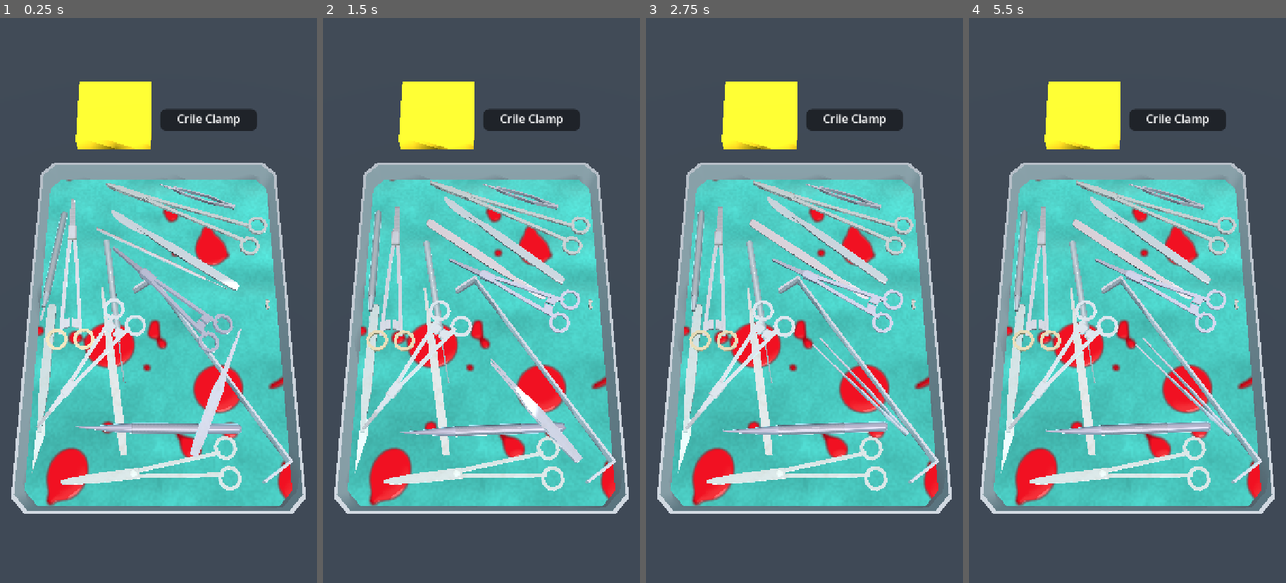
Above: before the commit, frames 1-4 (left to right).
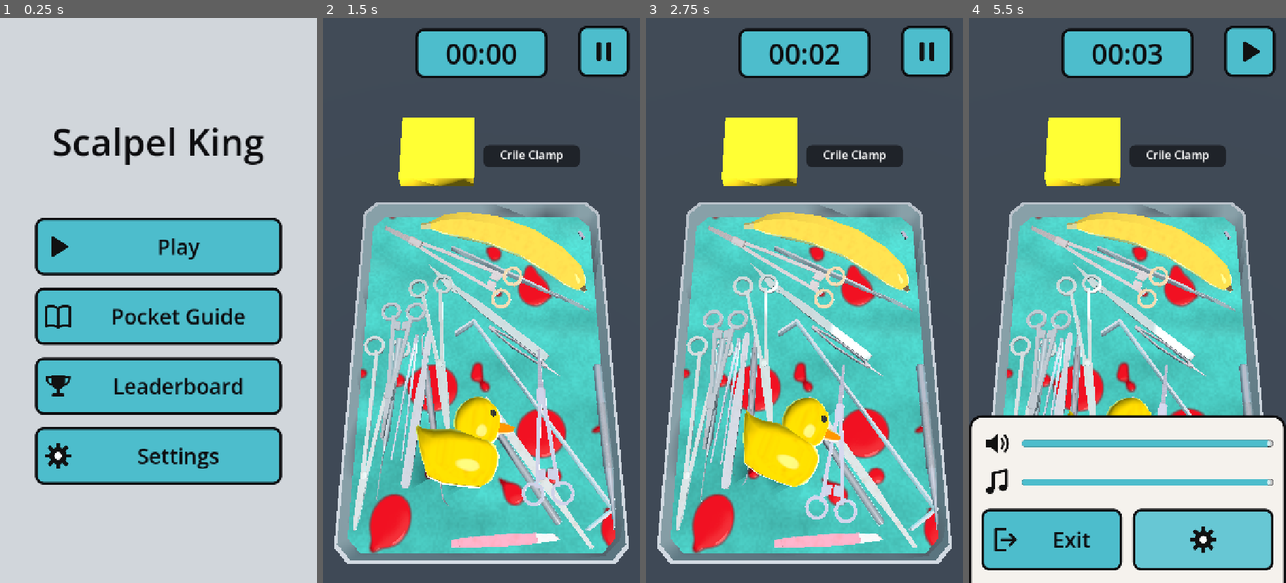
Above: after the commit, the same moments.

Repository: optimisticlucio/untitled-game-jam-game
Game: Godot game, scene res://ui/main_menu.tscn
The game is run twice, just before and just after one commit, with the same random seed, the same clock (stepped at 60 frames per second) and the same inputs. Before the commit the project starts from res://levels/level.tscn.
Inputs (mouse positions are in pixels of both pictures, inside the frame that each line leads up to):
- Up to frame 1 (0.25 s): no input
- Up to frame 2 (1.5 s): click (481, 244) at 0.5 s, where only the run after the commit has a clickable "Play"; tap Enter at 1.25 s; move the mouse to (551, 272) at 1.27 s; click (551, 272) at 1.42 s
- Up to frame 3 (2.75 s): drag from (741, 328) to (788, 413) at 2.02 s
- Up to frame 4 (5.5 s): move the mouse to (1159, 176) at 2.77 s; click (1159, 176) at 2.92 s; tap Space at 3.5 s; drag from (1111, 413) to (1032, 215) at 3.52 s; click (1251, 51) at 4.27 s; click (1203, 537) at 5.02 s

The runs differ from the first frame. In frame 1, 84% of the frame differs, in the area x 0-100%, y 0-100%; in frame 2, 52%; in frame 3, 52%; in frame 4, 62%.

Commit message:
Start at the main menu; HUD in the level; outlined highlights; red reject hover
- Main scene is ui/main_menu.tscn. The level has the HUD (clock starts with
  the level, stops at the end); Hud.top_bar_bottom() keeps the request card
  below the top bar, and the camera sits 5 cm lower to make room.
- Highlights (held, hint, reject) are an outline from a smoothed-normal mesh
  copy plus a light glow (gameplay/highlight_*.gdshader).
- Wrong hand-offs hover in reject_color for reject_seconds via
  ToolGrabber.reject(), then return to the tray.
- Example level uses the four new distractor items.

Co-Authored-By: Claude Opus 5.5 <noreply@anthropic.com>

Diff:
--- a/gameplay/held_glow.gdshader
+++ /dev/null
@@ -1,13 +0,0 @@
-shader_type spatial;
-// Overlay for a held tool: a soft rim glow on top of its normal material.
-render_mode unshaded, blend_add, depth_draw_never;
-
-uniform vec4 glow_color : source_color = vec4(0.7, 1.0, 0.2, 1.0);
-uniform float rim_power = 2.0;
-// Glow across the whole surface, so thin tools seen face-on still light up.
-uniform float base_strength = 0.25;
-
-void fragment() {
-	float rim = pow(1.0 - clamp(dot(NORMAL, VIEW), 0.0, 1.0), rim_power);
-	ALBEDO = glow_color.rgb * (base_strength + rim);
-}
--- /dev/null
+++ b/gameplay/highlight_glow.gdshader
@@ -0,0 +1,16 @@
+shader_type spatial;
+// Overlay for a highlighted tool: a light glow on top of its normal material.
+// The outline is drawn separately (highlight_outline.gdshader).
+render_mode unshaded, blend_add, depth_draw_never;
+
+uniform vec4 glow_color : source_color = vec4(0.7, 1.0, 0.2, 1.0);
+uniform float rim_power = 2.0;
+// Glow toward the silhouette.
+uniform float rim_strength = 0.35;
+// Glow across the whole surface.
+uniform float base_strength = 0.15;
+
+void fragment() {
+	float rim = pow(1.0 - clamp(dot(NORMAL, VIEW), 0.0, 1.0), rim_power);
+	ALBEDO = glow_color.rgb * (base_strength + rim * rim_strength);
+}
--- /dev/null
+++ b/gameplay/highlight_outline.gdshader
@@ -0,0 +1,21 @@
+shader_type spatial;
+// Outline for a highlighted tool: the mesh pushed out along its normals and
+// drawn back faces only, so a band of colour shows around the silhouette.
+// Use it on a copy of the mesh with smoothed normals (ToolGrabber makes one):
+// with a model's hard-edged normals the band splits apart at every corner.
+render_mode unshaded, cull_front, skip_vertex_transform;
+
+uniform vec4 outline_color : source_color = vec4(0.7, 1.0, 0.2, 1.0);
+// Width as a fraction of the distance to the camera, so the band stays about
+// the same thickness on screen however close the tool is.
+uniform float width = 0.008;
+
+void vertex() {
+	VERTEX = (MODELVIEW_MATRIX * vec4(VERTEX, 1.0)).xyz;
+	NORMAL = normalize((MODELVIEW_MATRIX * vec4(NORMAL, 0.0)).xyz);
+	VERTEX += NORMAL * width * -VERTEX.z;
+}
+
+void fragment() {
+	ALBEDO = outline_color.rgb;
+}
--- a/gameplay/tool_grabber.gd
+++ b/gameplay/tool_grabber.gd
@@ -13,13 +13,15 @@
 ## - anywhere else: flown back to the nearest spot on the tray, and the pile
 ##   gets a small nudge.
 ## Works with mouse and touch (Godot turns single touches into mouse events).
-## It also owns every glow on the tools, including hint() glows, so they
-## never fight over a tool's overlay material.
+## It also owns every highlight on the tools (held, hint() and reject()), so
+## they never fight over a tool's look. A highlight is a light glow (the
+## meshes' overlay material) plus an outline (a child mesh with smoothed
+## normals, made the first time a mesh is highlighted).
 
 signal tool_grabbed(tool: SurgicalTool)
 ## Emitted whenever a held tool is let go, wherever it lands (before tool_handed).
 signal tool_released(tool: SurgicalTool)
-## The listener must call consume() or return_to_tray() on the tool.
+## The listener must call consume(), reject() or return_to_tray() on the tool.
 ## Until then it stays frozen where it was let go.
 signal tool_handed(tool: SurgicalTool)
 
@@ -27,6 +29,10 @@
 const PICK_LAYER := 1 << 7
 const DROP_ZONE_LAYER := 1 << 8
 const RAY_LENGTH := 100.0
+const OUTLINE_NODE := &"HighlightOutline"
+
+## Outline copies of each mesh, with smoothed normals, made once and shared.
+static var _outline_meshes: Dictionary[Mesh, ArrayMesh] = {}
 
 @export var camera: Camera3D
 ## Only the tray's tools can be grabbed. Its zone is where drops land.
@@ -41,15 +47,23 @@
 @export var hold_seconds := 0.15
 ## A press that moves further than this before hold_seconds is not a grab.
 @export var hold_slop_pixels := 24.0
+## Highlight of the held tool.
 @export var glow_color := Color(0.7, 1.0, 0.2):
 	set(value):
 		glow_color = value
-		_glow.set_shader_parameter("glow_color", value)
-## Glow of tools marked with hint().
+		_set_highlight_color(_glow, value)
+## Highlight of tools marked with hint().
 @export var hint_color := Color(0.3, 0.8, 1.0):
 	set(value):
 		hint_color = value
-		_hint_glow.set_shader_parameter("glow_color", value)
+		_set_highlight_color(_hint_glow, value)
+## Highlight of a tool handed over wrong, while it hovers before going back.
+@export var reject_color := Color(1.0, 0.2, 0.15):
+	set(value):
+		reject_color = value
+		_set_highlight_color(_reject_glow, value)
+## How long a rejected tool hovers before it flies back to the tray.
+@export var reject_seconds := 0.5
 ## Height above the tray's tools the held tool floats at. Higher is closer to the camera.
 @export var lift_height := 0.3
 ## On touch screens the held tool sits this far above the finger, so the finger
@@ -82,9 +96,12 @@
 				_set_glow(_held, false)
 				_held = null
 
-var _glow := ShaderMaterial.new()
-var _hint_glow := ShaderMaterial.new()
+var _glow := _make_highlight()
+var _hint_glow := _make_highlight()
+var _reject_glow := _make_highlight()
 var _hinted: Dictionary[SurgicalTool, bool] = {}
+## Tools hovering in reject_color before they go back to the tray.
+var _rejecting: Dictionary[SurgicalTool, bool] = {}
 var _pointer := Vector2.ZERO
 var _press_position := Vector2.ZERO
 var _press_time := 0.0
@@ -102,14 +119,10 @@
 var _saved_layers: Dictionary[SurgicalTool, Vector2i] = {}
 
 
-func _init() -> void:
-	_glow.shader = preload("res://gameplay/held_glow.gdshader")
-	_hint_glow.shader = _glow.shader
-
-
 func _ready() -> void:
-	_glow.set_shader_parameter("glow_color", glow_color)
-	_hint_glow.set_shader_parameter("glow_color", hint_color)
+	_set_highlight_color(_glow, glow_color)
+	_set_highlight_color(_hint_glow, hint_color)
+	_set_highlight_color(_reject_glow, reject_color)
 
 
 func _unhandled_input(event: InputEvent) -> void:
@@ -170,6 +183,21 @@
 	return tween.finished
 
 
+## For a tool handed over wrong: it hovers where it was let go, highlighted
+## in reject_color, for reject_seconds, then goes back to the tray.
+func reject(tool: SurgicalTool) -> void:
+	_make_intangible(tool)
+	# Not grabbable while it hovers.
+	_flying[tool] = true
+	_rejecting[tool] = true
+	_set_glow(tool, false)
+	get_tree().create_timer(reject_seconds, false).timeout.connect(func() -> void:
+		_rejecting.erase(tool)
+		_flying.erase(tool)
+		if is_instance_valid(tool):
+			return_to_tray(tool))
+
+
 ## Flies a tool to the nearest spot on the tray where it fits (turning it
 ## only if that gets it closer), eases it to a stop drop_height above the
 ## floor, and lets it fall. The rest of the pile is nudged when it lands.
@@ -278,15 +306,77 @@
 			_set_glow(tool, false)
 
 
-## Turns the held glow on, or back to the tool's resting look (its hint glow, if any).
+## Turns the held highlight on, or back to the tool's resting look: its
+## reject or hint highlight, if any.
 func _set_glow(tool: SurgicalTool, on: bool) -> void:
-	var material: Material = null
+	var glow: ShaderMaterial = null
 	if on:
-		material = _glow
+		glow = _glow
+	elif _rejecting.has(tool):
+		glow = _reject_glow
 	elif _hinted.has(tool):
-		material = _hint_glow
-	for node in tool.find_children("*", "GeometryInstance3D", true, false):
-		(node as GeometryInstance3D).material_overlay = material
+		glow = _hint_glow
+	for node in tool.find_children("*", "MeshInstance3D", true, false):
+		var mesh_instance := node as MeshInstance3D
+		if mesh_instance.name == OUTLINE_NODE or mesh_instance.mesh == null:
+			continue
+		mesh_instance.material_overlay = glow
+		var outline := mesh_instance.get_node_or_null(NodePath(OUTLINE_NODE)) as MeshInstance3D
+		if glow == null:
+			if outline:
+				outline.hide()
+			continue
+		if outline == null:
+			outline = MeshInstance3D.new()
+			outline.name = OUTLINE_NODE
+			outline.mesh = _outline_mesh(mesh_instance.mesh)
+			outline.cast_shadow = GeometryInstance3D.SHADOW_CASTING_SETTING_OFF
+			mesh_instance.add_child(outline)
+		outline.material_override = glow.get_meta(&"outline")
+		outline.show()
+
+
+## The mesh with its normals averaged wherever corners share a position, so
+## the outline, pushed out along them, stays one connected band.
+static func _outline_mesh(mesh: Mesh) -> ArrayMesh:
+	if _outline_meshes.has(mesh):
+		return _outline_meshes[mesh]
+	var result := ArrayMesh.new()
+	for surface in mesh.get_surface_count():
+		var arrays := mesh.surface_get_arrays(surface)
+		var vertices: PackedVector3Array = arrays[Mesh.ARRAY_VERTEX]
+		var normals: PackedVector3Array = arrays[Mesh.ARRAY_NORMAL]
+		var sums := {}
+		for i in vertices.size():
+			var key := vertices[i].snappedf(0.00001)
+			sums[key] = sums.get(key, Vector3.ZERO) + normals[i]
+		var smooth := PackedVector3Array()
+		smooth.resize(vertices.size())
+		for i in vertices.size():
+			smooth[i] = (sums[vertices[i].snappedf(0.00001)] as Vector3).normalized()
+		var outline_arrays := []
+		outline_arrays.resize(Mesh.ARRAY_MAX)
+		outline_arrays[Mesh.ARRAY_VERTEX] = vertices
+		outline_arrays[Mesh.ARRAY_NORMAL] = smooth
+		outline_arrays[Mesh.ARRAY_INDEX] = arrays[Mesh.ARRAY_INDEX]
+		result.add_surface_from_arrays(Mesh.PRIMITIVE_TRIANGLES, outline_arrays)
+	_outline_meshes[mesh] = result
+	return result
+
+
+## A highlight: the glow material, carrying its outline material as metadata.
+static func _make_highlight() -> ShaderMaterial:
+	var glow := ShaderMaterial.new()
+	glow.shader = preload("res://gameplay/highlight_glow.gdshader")
+	var outline := ShaderMaterial.new()
+	outline.shader = preload("res://gameplay/highlight_outline.gdshader")
+	glow.set_meta(&"outline", outline)
+	return glow
+
+
+static func _set_highlight_color(highlight: ShaderMaterial, color: Color) -> void:
+	highlight.set_shader_parameter("glow_color", color)
+	(highlight.get_meta(&"outline") as ShaderMaterial).set_shader_parameter("outline_color", color)
 
 
 ## Where the held tool should be: under the pointer (minus the finger offset),
--- a/levels/example_level.tres
+++ b/levels/example_level.tres
@@ -5,7 +5,7 @@
 [resource]
 script = ExtResource("1_data")
 requested_ids = Array[StringName]([&"kelly_clamp", &"crile_clamp", &"scalpel_10", &"scalpel_11", &"mayo_scissors", &"metzenbaum_scissors", &"kelly_clamp", &"adson_forceps", &"debakey_forceps"])
-distractor_ids = Array[StringName]([&"scalpel_15", &"mayo_hegar", &"vannas_scissors", &"army_navy", &"micro_hook", &"beaver_handle", &"micro_needle_holder", &"acland_clamp"])
+distractor_ids = Array[StringName]([&"scalpel_15", &"mayo_hegar", &"vannas_scissors", &"army_navy", &"micro_hook", &"beaver_handle", &"micro_needle_holder", &"acland_clamp", &"eyebrow_tweezers", &"dental_explorer", &"rubber_duck", &"banana"])
 tool_size_percent = 120.0
 reshuffle_after = 8
 distractors_per_tray = 20
--- a/levels/level.gd
+++ b/levels/level.gd
@@ -34,6 +34,7 @@
 @onready var _request_name: Label = %RequestName
 @onready var _popup: Control = %Popup
 @onready var _message: Label = %Message
+@onready var _hud: Hud = $Hud
 
 
 func _ready() -> void:
@@ -50,6 +51,7 @@
 	_grabber.tool_released.connect(func(_tool: SurgicalTool) -> void: _since_release = 0.0)
 	_trays = level.plan_trays()
 	_start_tray()
+	_hud.start_clock()
 
 
 func _process(delta: float) -> void:
@@ -68,14 +70,15 @@
 
 
 ## Beside the target, whatever the screen's aspect ratio, but never down over
-## the tray (a picture plus a two-line name is taller than the target).
+## the tray (a picture plus a two-line name is taller than the target) or up
+## under the HUD's top bar. The HUD wins if both can't be avoided.
 func _place_request() -> void:
 	const MARGIN := 8.0
 	var beside := _target.global_position + Vector3(0.13, 0.0, 0.0)
 	var top_left := _camera.unproject_position(beside) - _request.size * 0.5
 	var tray_top := _camera.unproject_position(_tray.far_edge()).y
 	top_left.y = minf(top_left.y, tray_top - MARGIN - _request.size.y)
-	top_left.y = maxf(top_left.y, MARGIN)
+	top_left.y = maxf(top_left.y, _hud.top_bar_bottom() + MARGIN)
 	_request.position = top_left
 
 
@@ -131,7 +134,7 @@
 		await _grabber.consume(tool)
 		_request_next()
 	else:
-		_grabber.return_to_tray(tool)
+		_grabber.reject(tool)
 
 
 ## A hint waits for both the request delay and a quiet spell after the last
@@ -163,6 +166,7 @@
 
 
 func _show_message(text: String) -> void:
+	_hud.stop_clock()
 	_grabber.enabled = false
 	_message.text = text
 	_request.hide()
--- a/levels/level.tscn
+++ b/levels/level.tscn
@@ -5,6 +5,7 @@
 [ext_resource type="PackedScene" path="res://ui/tool_preview.tscn" id="3_preview"]
 [ext_resource type="PackedScene" path="res://gameplay/tray.tscn" id="4_tray"]
 [ext_resource type="Resource" path="res://levels/example_level.tres" id="5_example"]
+[ext_resource type="PackedScene" path="res://ui/hud.tscn" id="6_hud"]
 
 [sub_resource type="ProceduralSkyMaterial" id="SkyMaterial_main"]
 
@@ -71,7 +72,7 @@
 shadow_enabled = true
 
 [node name="Camera3D" type="Camera3D" parent="."]
-transform = Transform3D(1, 0, 0, 0, 0.374, 0.9274, 0, -0.9274, 0.374, 0, 0.62, 0.22)
+transform = Transform3D(1, 0, 0, 0, 0.374, 0.9274, 0, -0.9274, 0.374, 0, 0.6387, 0.17363)
 keep_aspect = 0
 fov = 32.0
 near = 0.02
@@ -110,6 +111,8 @@
 camera = NodePath("../Camera3D")
 tray = NodePath("../Tray")
 hand_off_zone = NodePath("../Target/HandOffZone")
+
+[node name="Hud" parent="." instance=ExtResource("6_hud")]
 
 [node name="UI" type="CanvasLayer" parent="."]
 
--- a/project.godot
+++ b/project.godot
@@ -11,7 +11,7 @@
 [application]
 
 config/name="מלך האיזמל"
-run/main_scene="res://levels/level.tscn"
+run/main_scene="res://ui/main_menu.tscn"
 config/features=PackedStringArray("4.7", "GL Compatibility")
 config/icon="res://icon.svg"
 
--- a/ui/hud.gd
+++ b/ui/hud.gd
@@ -50,6 +50,12 @@
 		get_viewport().set_input_as_handled()
 
 
+## Screen y where the top bar (clock and pause button) ends. Game UI placed
+## near the top of the screen should stay below it.
+func top_bar_bottom() -> float:
+	return maxf(($Root/ClockPanel as Control).get_global_rect().end.y, _pause_button.get_global_rect().end.y)
+
+
 func start_clock() -> void:
 	elapsed = 0.0
 	clock_running = true
Not shown, added: dev/shader_lab/game_shot.gd.uid
Renamed: gameplay/held_glow.gdshader.uid -> gameplay/highlight_glow.gdshader.uid
Not shown, added: gameplay/highlight_outline.gdshader.uid
